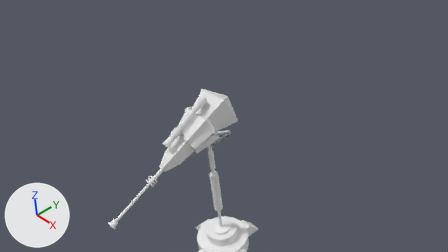
The Blender file TowerModels/sniper.blend, before and after one commit.
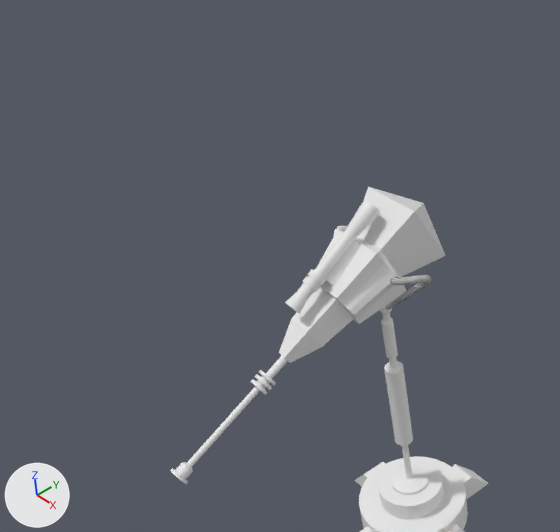
Old and new are each drawn from the file's camera 'Camera' and again close up on the part from 6% to 65% of the width and 0% to 100% of the height. Every picture has the same lights, and +X, +Y and +Z are marked at lower left.
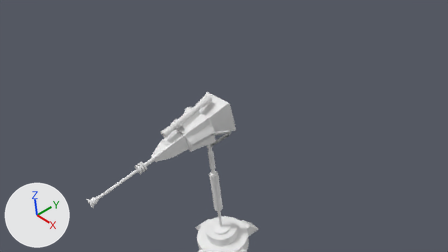
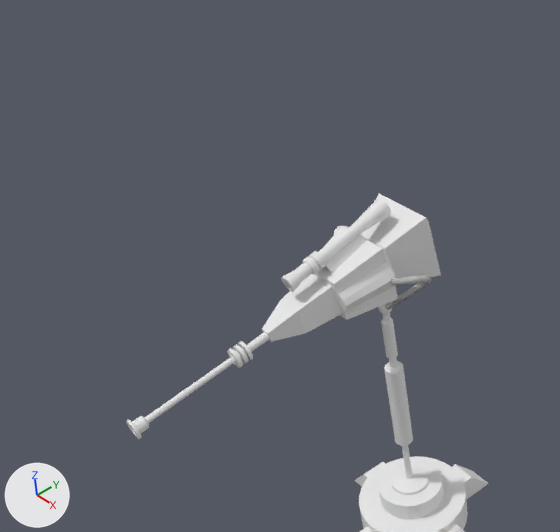
Location of each change, (x1, y1, x2, y2) in pixels of the close-ups (560 x 532 px):
'Cube.004', moved, turned
    before: (279, 187, 446, 363)
    after: (262, 194, 441, 342)
'Cylinder.001', moved, turned
    before: (285, 200, 380, 314)
    after: (281, 199, 391, 292)
'Cylinder.002', moved, turned
    before: (170, 355, 288, 484)
    after: (126, 332, 270, 439)

Edits to the bpy script that builds the scene:
```text
Change ob_cube_004:
    ob_cube_004.location: (0.008, 0.147, 0.573) -> (0.008, 0.147, 0.501)
    ob_cube_004.rotation_euler: (-0.431, 0.0255, -3.142) -> (-0.129, 0.0305, -3.133)  # degrees (-25, 1.5, -180) -> degrees (-7.4, 1.7, -180)
```
